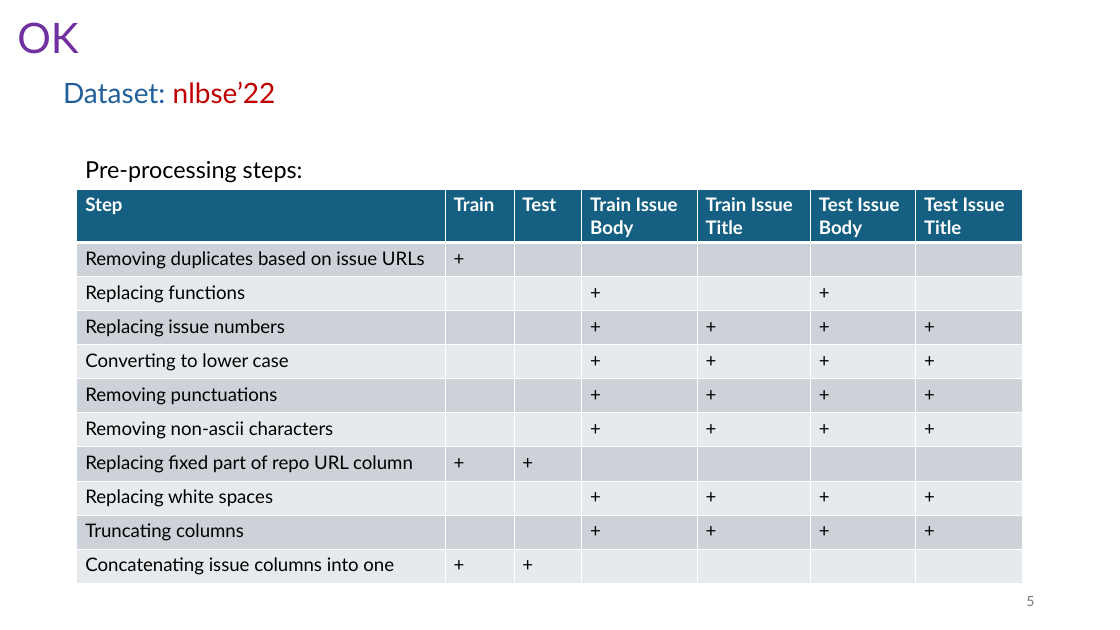
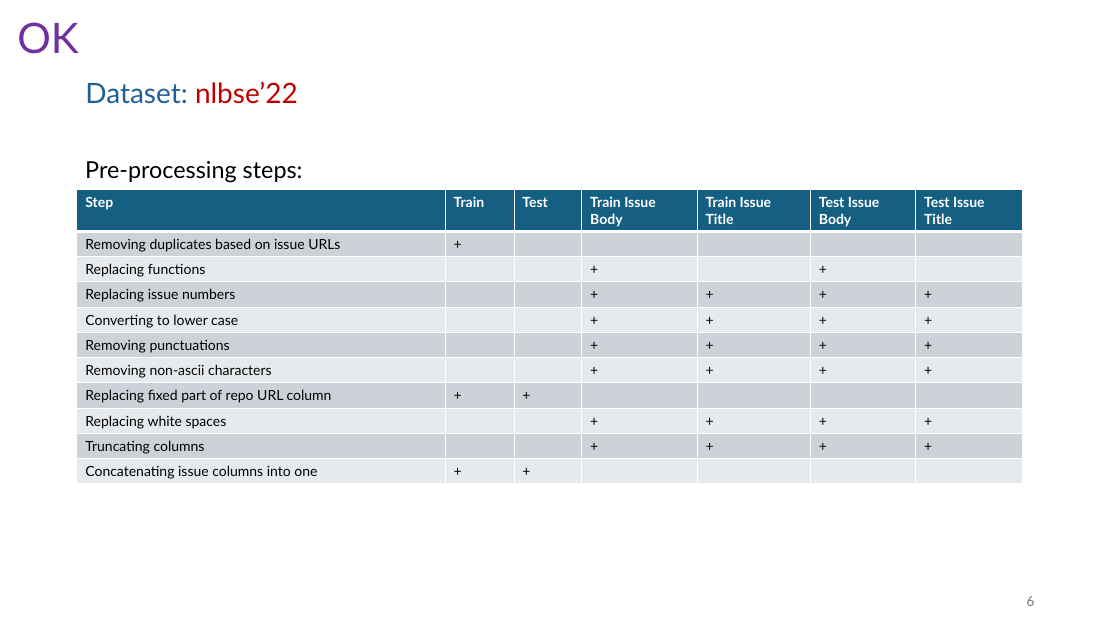
Before and after one commit to isdeniz/results-2406, a slide deck: slide 7 of Summary-2406.pptx (slide 6 before the commit). Drawn at 1120x630 pixels with LibreOffice and Linux fonts; fonts in the diff are those of the drawing. Boxes give left, top, right and bottom in pixels: in the first picture for what was removed or moved away, otherwise in the second. Text is boxed around its words. In the diff, an @@ line names an element or a change of style, - is before the commit and + after.

```diff
--- a/Summary-2406.pptx
+++ b/Summary-2406.pptx
@@ text "Dataset: nlbse’22": place and size @@
-text "Dataset: nlbse’22" at [63,81,276,104]
+text "Dataset: nlbse’22" at [85,81,298,104]
@@ table at [77,189,1023,483] @@
@@ size 16 to 12 pt @@
@@ page number at [1026,596,1034,606]: text changed @@
-5
+6
```
Also in this commit, not shown: 8 other slides changed, 21 slides added, 2 slides removed.
